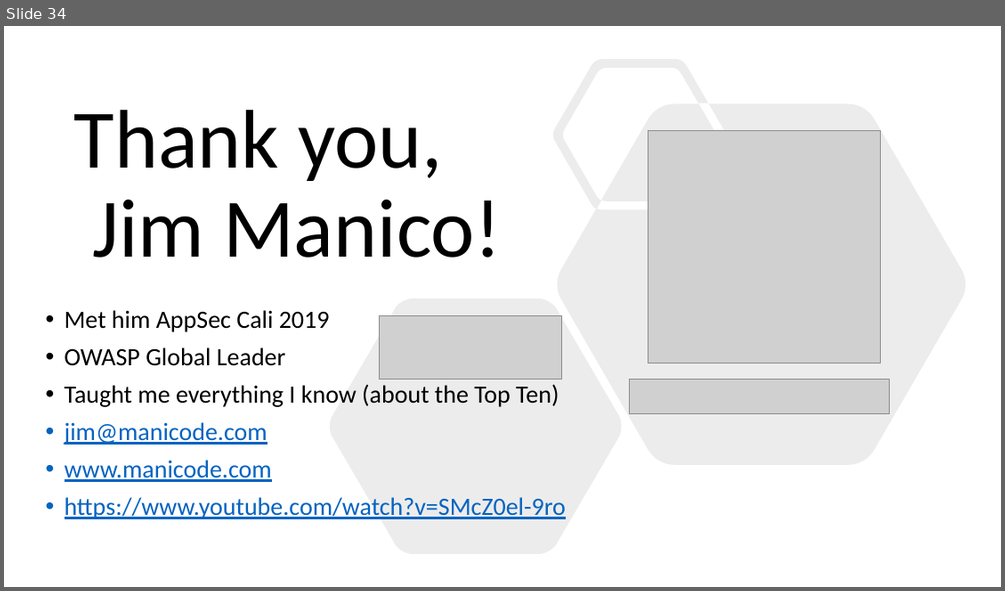
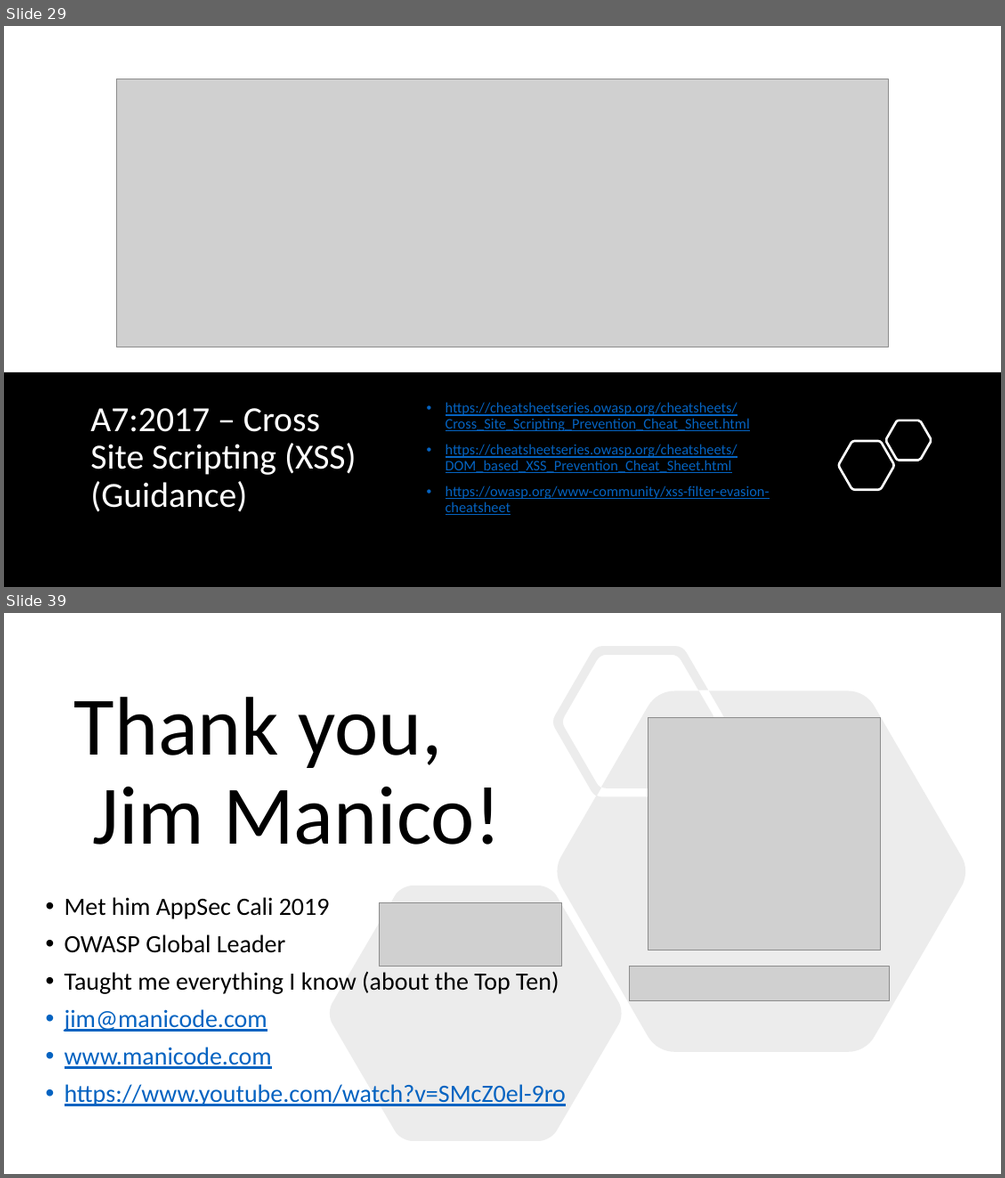
Before and after one commit to CryptoJones/OWASP-OMAHA-QTR2-MTG, a slide deck: slidedeck.pptx. Shown one above the other, each under a label of ours: slide 34 before the commit, slides 29 and 39 after it; the slides between them are not shown. The pictures are 1005x591 and 1005x1178 pixels, drawn with LibreOffice and Linux fonts; fonts in the diff are those of the drawing; grey boxes stand for pictures. Boxes give left, top, right and bottom in pixels: in the first picture for what was removed or moved away, otherwise in the second. Text is boxed around its words. In the diff, an @@ line names an element or a change of style, - is before the commit and + after.

```diff
--- a/slidedeck.pptx
+++ b/slidedeck.pptx
@@ slide 29 added at <box>4,26,1001,587</box>, background #FFFFFF @@
@@ picture added at <box>116,79,888,346</box> @@
@@ rectangle added at <box>4,372,1001,587</box>, fill #000000 @@
@@ title added at <box>90,408,356,512</box>, 34 pt, text #FFFFFF @@
+A7:2017 – Cross Site Scripting (XSS) (Guidance)
@@ text added at <box>445,402,769,515</box>, 14 pt, text #0563C1, underline @@
+• https://cheatsheetseries.owasp.org/cheatsheets/Cross_Site_Scripting_Prevention_Cheat_Sheet.html
+• https://cheatsheetseries.owasp.org/cheatsheets/DOM_based_XSS_Prevention_Cheat_Sheet.html
+• https://owasp.org/www-community/xss-filter-evasion-cheatsheet
@@ freeform shape added at <box>886,420,931,459</box>, outline #FFFFFF 2.25 pt @@
@@ freeform shape added at <box>839,441,894,490</box>, outline #FFFFFF 2.25 pt @@
@@ what was slide 34 is now slide 39 @@
```
Also in this commit, not shown: 4 slides changed, 32 other slides added, 28 slides removed, 1 other file.
